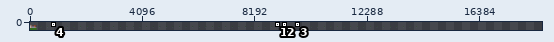
Sprite sheet: assets/levels/everhart_backyard.png. Above: a wide view before the commit, with the close-up outlined.
Close-up. Old version:
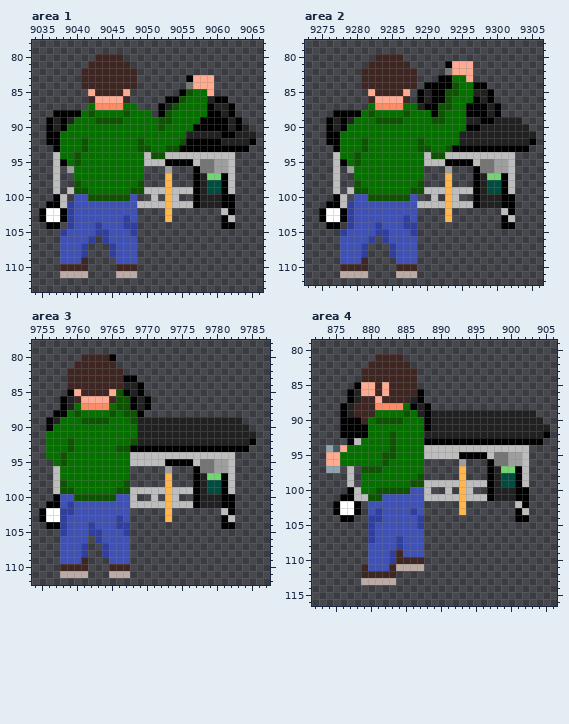
The file is 14160x160 pixels. Colours within 5 levels of each other are drawn and written as one. Shown: area 1: x 9034..9066, y 78..113; area 2: x 9273..9306, y 78..112; area 3: x 9754..9787, y 78..112; area 4: x 872..906, y 79..116. The old version is drawn lined up with the new one, on the new canvas. The wide view leaves out empty margins. The commit also changed other parts of the picture, which this record leaves out.
After:
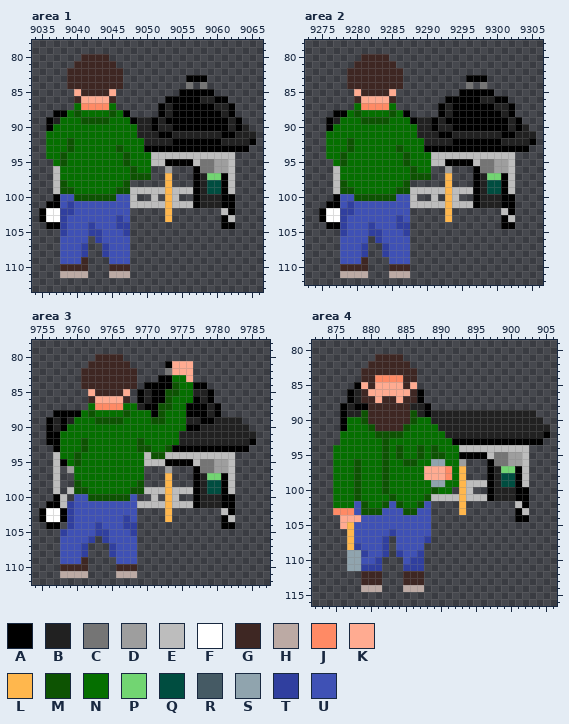
Palette (. is transparent): A #000000  B #212121  C #757575  D #9e9e9e  E #bdbdbd  F #ffffff  G #3e2723  H #bcaaa4  J #ff8a65  K #ffab91  L #ffb74d  M #0d5302  N #056f00  P #72d572  Q #004d40  R #455a64  S #90a4ae  T #303f9f  U #3f51b5
The edit:
canvas 14160x160 -> 18720x160
Changed rows in their new state; - is an unchanged pixel.
Area 1:
first column x 9036:
 80 -----GG--..-------------
 81 ----GG----..------------
 82 ---GG------..-----------
 83 ---GG------..--------AA.
 84 ---GG------..--------.C.
 85 ----KGG--K..--------AAAA
 86 ----GKK--G..-------AAAB-
 87 ----NJJ--N...-----AAAAA-
 88 ---NM-N--M-A...--BAAAAA-
 89 --NN-MM--NN-ABBABAAAAA--
 90 -NN----------BBABBAAA---
 91 NN-----------BBBAABB----
 92 NN-M-N-------NBBBBAA----
 93 NN-M-N----M--NAAAAA-----
 94 NNM-N------M--NEE-------
 95 -NM-N------M--N---------
 96 --NN--------M-N---------
 97 --NN--------MMM---------
 98 --MNN------M..----------
 99 --MMNN----MMEE----------
100 --UUMM----UUE-----------
101 --U---------E-----------
102 --T---------.-----------
103 --TU------TU.-----------
104 --TU--TU--T-.-----------
105 ------T-U--T.-----------
106 ------.TU---.-----------
107 --------TU--.-----------
108 --------TU--.-----------
109 ---------U--.-----------
110 ---------G--.-----------
111 ---------H--.-----------
Area 2:
first column x 9276:
 80 -----GG--..-----------------
 81 ----GG----..-----....-------
 82 ---GG------..----....-------
 83 ---GG------..---....AAA-----
 84 ---GG------..-......C.C-----
 85 ----KGG--K..-......AAAA-----
 86 ----GKK--G..-....AAAA--BAA--
 87 ----NJJ--N......ABAA---ABBA-
 88 ---NM-N--M-A....ABAA---A-BA-
 89 --NN-MM--NN-ABBABAAAAA--AA-A
 90 -NN----------BBABBAA--AAAA-A
 91 NN-----------BBBAAB------AA-
 92 NN-M-N-------NBBBBAAAAAAA---
 93 NN-M-N----M--NAAAA----------
 94 NNM-N------M--NEE-----------
 95 -NM-N------M--N-------------
 96 --NN--------M-N-------------
 97 --NN--------MMM-------------
 98 --MNN------M..--------------
 99 --MMNN----MMEE--------------
100 --UUMM----UUE---------------
101 --U---------E---------------
102 --T---------.---------------
103 --TU------TU.---------------
104 --TU--TU--T-.---------------
105 ------T-U--T.---------------
106 ------.TU---.---------------
107 --------TU--.---------------
108 --------TU--.---------------
109 ---------U--.---------------
110 ---------G--.---------------
111 ---------H--.---------------
Area 3:
first column x 9756:
 80 -----..--GG--------------
 81 ----..----GG-----AKKK----
 82 ---..------GG----CKKK----
 83 ---..------GG---AANNK----
 84 ---..------GG.AAAAMNNAA--
 85 ---...K--GGK.-BAAMMNNBBA-
 86 --....G--KKG.ABAAMNNNABA-
 87 --....N--JJNN--AMMNNAAABA
 88 ---AA-M--N--NNNAMNNNAAABA
 89 --AB-NN--MM-NNNMMNNN--AA-
 90 -BA----------NNNNNNNAA---
 91 AA-----------NNNNNN------
 92 AA-N-M------NMNNNNN------
 93 .A-N-M----NNNMMNNM-------
 94 .EN-M-------NN-MM--------
 95 -EA-M-------NN-----------
 96 --.D--------NN-----------
 97 --..--------NN-----------
 98 --..M------NNM-----------
 99 --.EMM----NNMM-----------
100 --E.UU----MMU------------
101 --E---------U------------
102 --A---------U------------
103 --AT------UTU------------
104 --.T--UT--U-T------------
105 ------U-T--UT------------
106 ------T.T---U------------
107 --------.T--U------------
108 --------.T--U------------
109 ---------.--U------------
110 ---------.--G------------
111 ---------.--H------------
Area 4:
first column x 874:
 84 -------JJJJ--------
 85 ------GK-KK-K------
 86 -----G-K-KKK-------
 87 ----------K-G------
 88 ----AA-GGGGGB------
 89 ----BM-GGGGGM------
 90 ---NNMGGGGGGM-N----
 91 ---NNNMGGGGM--NN---
 92 --NNNN-MM-M---NNN--
 93 --NNN---MN----NNNN-
 94 .NN-----MNM--MNMNNN
 95 .N-------NM--MNMMNN
 96 .N--M------MM-NSSNN
 97 .NNNMNNNM-----KKKJN
 98 -NNNM---M----NKKKJN
 99 -NNNM---M---NNNSSNN
100 -NNNM--N-NNNNNNMNN-
101 -NNNMNNNNMNNNNM----
102 -NNNUMNNM-MNNMU----
103 -JJJUMMM---MM-U----
104 --KKKUUU-----UU----
105 --KLUUU------UU----
106 ---LUUU--T----U----
107 ---LUUU-T.U---T----
108 ---LTU--T.U--------
109 ---SST--T.T--T-----
110 ---SSU-T...UTT-----
111 ---SSTTT...TTT-----
112 --------..-GGG-----
113 -----GGG..-GGG-----
114 -----HHH---HHH-----
Pixel boxes of the changes (left, top, right, bottom) in both close-ups:
changed: (46, 54, 214, 278)
changed: (326, 54, 522, 278)
changed: (46, 354, 221, 578)
changed: (326, 375, 459, 592)
